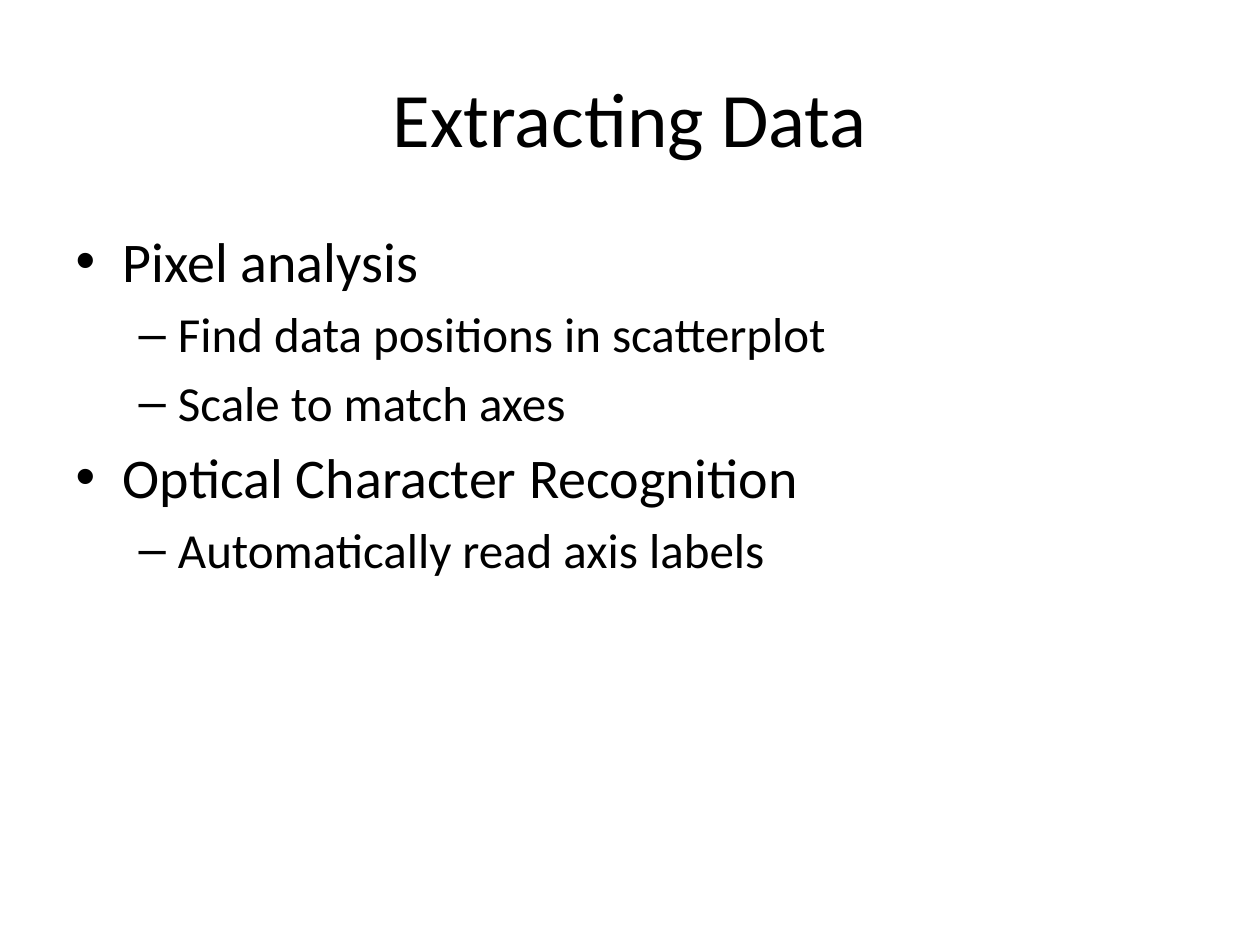
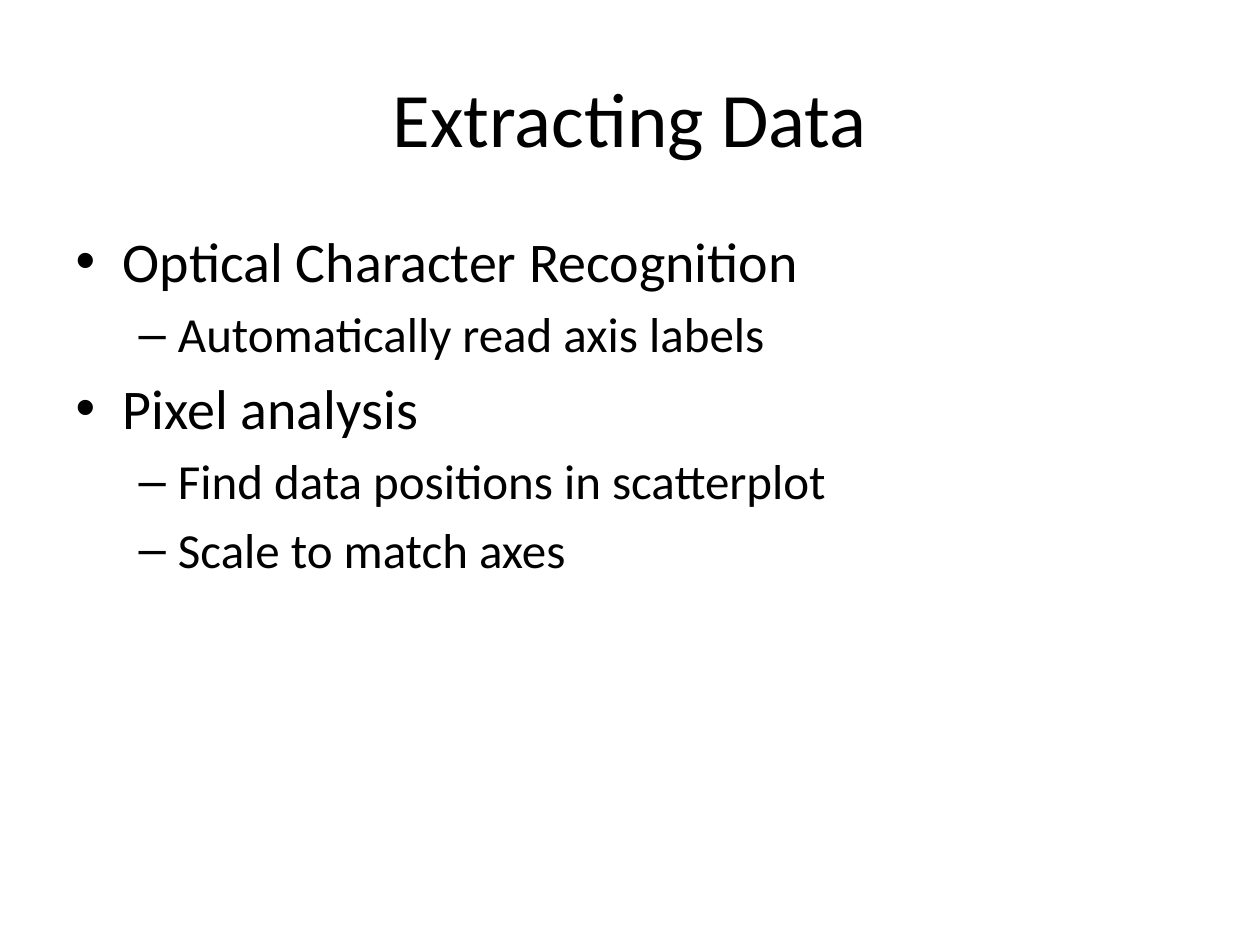
Before and after one commit to efriesen/CS270-Visualization, a slide deck: slide 8 of CS270-Presentation.pptx. Drawn at 1260x945 pixels with LibreOffice and Linux fonts; fonts in the diff are those of the drawing. Boxes give left, top, right and bottom in pixels: in the first picture for what was removed or moved away, otherwise in the second. Text is boxed around its words. In the diff, an @@ line names an element or a change of style, - is before the commit and + after.

```diff
--- a/CS270-Presentation.pptx
+++ b/CS270-Presentation.pptx
@@ text at [123,243,798,360]: paragraphs added @@
+• Optical Character Recognition
+  – Automatically read axis labels
@@ text at [123,459,798,576]: paragraphs removed @@
-• Optical Character Recognition
-  – Automatically read axis labels
```
Also in this commit, not shown: 3 other slides changed.
